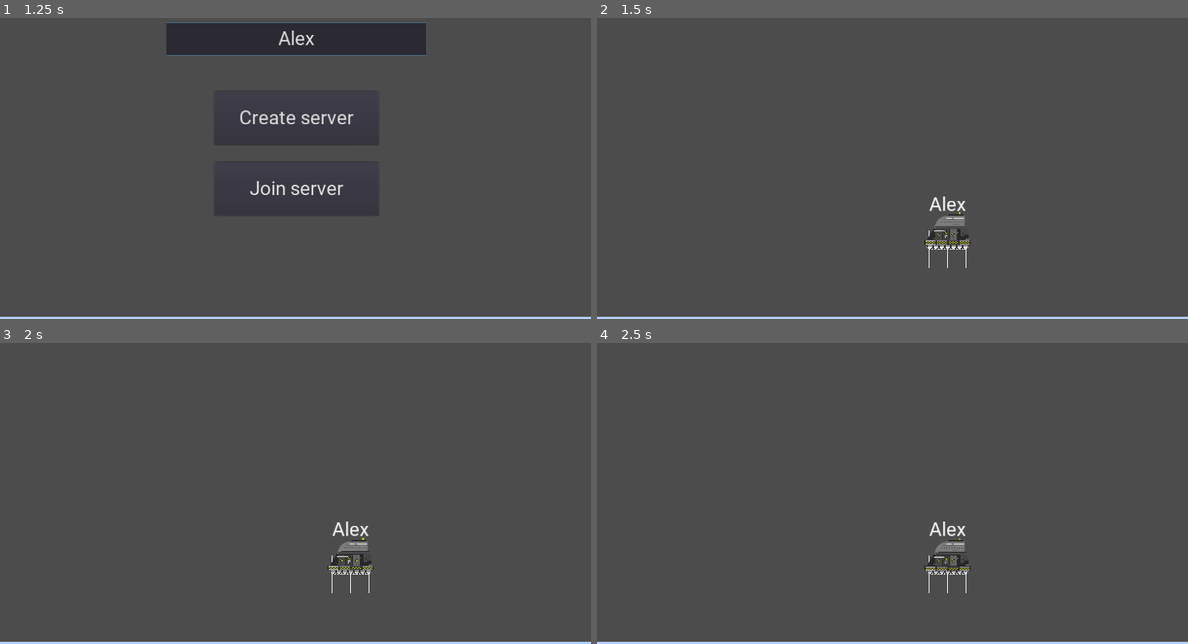
Above: before the commit, frames 1-4 (two rows, left to right).
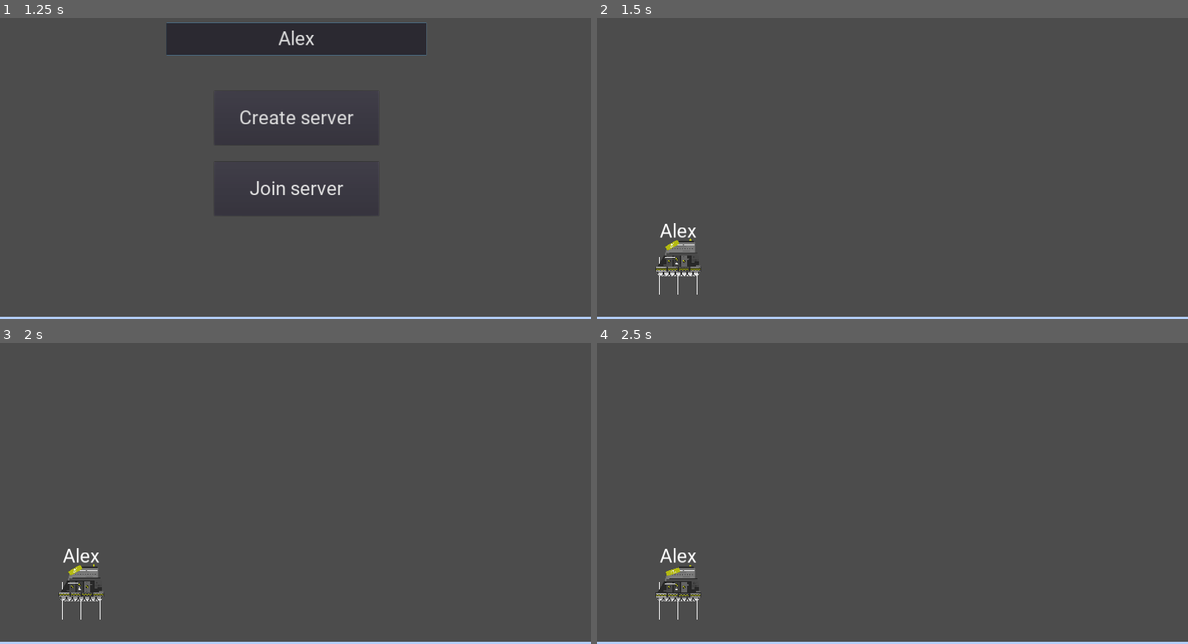
Above: after the commit, the same moments.

Repository: Kristofers-Solo/FuncIt
Game: Godot game, scene res://source/scenes/GUI/main_menu.tscn
The game is run twice, just before and just after one commit, with the same random seed, the same clock (stepped at 60 frames per second) and the same inputs.
Inputs (mouse positions are in pixels of both pictures, inside the frame that each line leads up to):
- Up to frame 1 (1.25 s): click (295, 39) at 0.52 s; type "Alex" at 0.6 s
- Up to frame 2 (1.5 s): click "Create server" at 1.25 s
- Up to frame 3 (2 s): no input
- Up to frame 4 (2.5 s): tap Enter (input_enter) at 2 s; move the mouse to (1022, 460) at 2.02 s; hold D (input_right) from 2.03 s (still down); hold Enter (input_enter) from 2.03 s (still down)

Frame 1 is identical in both runs. In frame 2, 1.3% of the frame differs, in the area x 9-64%, y 59-92%; in frame 3, 1.3%; in frame 4, 1.3%.
Error before the commit: Invalid get index '3' (on base: 'Array'). (res://source/assets/scripts/server_handlers/network_processors/network.gd:26)
Error after the commit: Invalid get index '3' (on base: 'Array'). (res://source/assets/scripts/server_handlers/network_processors/network.gd:32)

Commit message:
Fixed search for servers

Diff:
--- a/Game/source/assets/scripts/player_handlers/player_bullet.gd
+++ b/Game/source/assets/scripts/player_handlers/player_bullet.gd
@@ -1,4 +1,6 @@
 extends Sprite
+
+var gravitile = 5
 
 var velocity = Vector2(1, 0)
 var player_rotation
--- a/Game/source/assets/scripts/server_handlers/network_processors/network.gd
+++ b/Game/source/assets/scripts/server_handlers/network_processors/network.gd
@@ -1,6 +1,6 @@
 extends Node
 
-const DEFAULT_PORT = 28914
+const DEFAULT_PORT = 28414
 const MAX_CLIENTS = 4
 
 var server = null
@@ -18,6 +18,12 @@
 
 
 func _ready() -> void:
+	add_child(client_connection_timeout_timer)
+	client_connection_timeout_timer.wait_time = 10
+	client_connection_timeout_timer.one_shot = true
+
+	client_connection_timeout_timer.connect("timeout", self, "_client_connection_timeout")
+
 	if OS.get_name() == "Windows":
 		ip_address = IP.get_local_addresses()[3]
 	elif OS.get_name() == "Android":
@@ -31,6 +37,7 @@
 
 	get_tree().connect("connected_to_server", self, "_connected_to_server")
 	get_tree().connect("server_disconnected", self, "_server_disconnected")
+	get_tree().connect("connection_failed", self, "_connection_failed")
 
 
 func create_server() -> void:
@@ -44,14 +51,10 @@
 	client = NetworkedMultiplayerENet.new()
 	client.create_client(ip_address, DEFAULT_PORT)
 	get_tree().set_network_peer(client)
+	client_connection_timeout_timer.start()
 
 
 func reset_network_connection() -> void:
-	if get_tree().has_network_peer():
-		get_tree().network_peer = null
-
-
-func reset_network_connections():
 	if get_tree().has_network_peer():
 		get_tree().network_peer = null
 
@@ -66,7 +69,7 @@
 	for child in PersistentNodes.get_children():
 		if child.is_in_group("Net"):
 			child.queue_free()
-	reset_network_connections()
+	reset_network_connection()
 
 	if Global.ui != null:
 		var prompt = Global.instance_node(load("res://source/scenes/OVERLAY/elements/simple_prompt.tscn"), Global.ui)
--- a/Game/source/assets/scripts/server_handlers/network_processors/network_setup.gd
+++ b/Game/source/assets/scripts/server_handlers/network_processors/network_setup.gd
@@ -76,7 +76,7 @@
 
 
 func instance_player(id) -> void:
-	var player_instance = Global.instance_node_at_location(player, PersistentNodes, Vector2(rand_range(0, 1920), rand_range(0, 1080)))
+	var player_instance = Global.instance_node_at_location(player, PersistentNodes, get_node("spawn_locations/" + str(current_spawn_location_instance_number)).global_position)
 	player_instance.name = str(id)
 	player_instance.set_network_master(id)
 	player_instance.username = username_text_edit.text
--- a/Game/source/assets/scripts/server_handlers/server_processors/server_advertiser.gd
+++ b/Game/source/assets/scripts/server_handlers/server_processors/server_advertiser.gd
@@ -1,8 +1,8 @@
 extends Node
-
 
 export (float) var broadcast_interval = 1.0
 var server_info = {"name": "LAN Game"}
+
 var socket_udp
 var broadcast_timer = Timer.new()
 var broadcast_port = Network.DEFAULT_PORT
--- a/Game/source/assets/scripts/server_handlers/server_processors/server_browser.gd
+++ b/Game/source/assets/scripts/server_handlers/server_processors/server_browser.gd
@@ -11,7 +11,7 @@
 
 
 func _on_server_listener_new_server(serverInfo):
-	var server_node = Global.instance_node(load("res://source/scenes/GUI/server-handlers/server_display.tscn"), server_container)
+	var server_node = Global.instance_node(load("res://source/scenes/GUI/server_handlers/server_display.tscn"), server_container)
 	server_node.text = "%s - %s" % [serverInfo.ip, serverInfo.name]
 	server_node.ip_address = str(serverInfo.ip)
 
@@ -33,6 +33,7 @@
 	else:
 		server_ip_text_edit.text = ""
 		server_ip_text_edit.hide()
+		manual_setup_button.text = "Manual setup"
 		server_container.show()
 
 
--- a/Game/source/assets/scripts/server_handlers/server_processors/server_listener.gd
+++ b/Game/source/assets/scripts/server_handlers/server_processors/server_listener.gd
@@ -16,11 +16,11 @@
 	cleanup_timer.wait_time = server_cleanup_threshold
 	cleanup_timer.one_shot = false
 	cleanup_timer.autostart = true
-	cleanup_timer.connect("timeout", self, 'clean_up')
+	cleanup_timer.connect("timeout", self, 'cleanup')
 	add_child(cleanup_timer)
 
 
-func ready():
+func _ready():
 	known_servers.clear()
 
 	if socket_udp.listen(listen_port) != OK:
@@ -35,7 +35,7 @@
 		var server_port = socket_udp.get_packet_port()
 		var array_bytes = socket_udp.get_packet()
 
-		if server_ip != "" and server_port > 0:
+		if server_ip != '' and server_port > 0:
 			if not known_servers.has(server_ip):
 				var serverMessage = array_bytes.get_string_from_ascii()
 				var gameInfo = parse_json(serverMessage)
--- a/Game/source/assets/scripts/ui_element_handlers/game_UI.gd
+++ b/Game/source/assets/scripts/ui_element_handlers/game_UI.gd
@@ -1,4 +1,7 @@
 extends CanvasLayer
+
+# if 0, then singleplayer will work, if 1, then multiplayer only
+var winner_amount = 1
 
 onready var win_timer = $Control/winner/win_timer
 onready var winner = $Control/winner
@@ -8,7 +11,7 @@
 
 
 func _process(delta: float) -> void:
-	if Global.alive_players.size() <= 1 and get_tree().has_network_peer():
+	if Global.alive_players.size() <= winner_amount and get_tree().has_network_peer():
 		if Global.alive_players[0].name == str(get_tree().get_network_unique_id()):
 			winner.show()
 
--- a/Game/source/entities/player/player_node.tscn
+++ b/Game/source/entities/player/player_node.tscn
@@ -15,6 +15,8 @@
 [ext_resource path="res://source/assets/sprites/character/player/animation/idle/player_main_body_default_sprite_idle_animation – 2.png" type="Texture" id=13]
 [ext_resource path="res://source/assets/sprites/character/player/animation/idle/player_main_body_default_sprite_idle_animation – 6.png" type="Texture" id=14]
 [ext_resource path="res://source/assets/sprites/character/player/animation/idle/player_main_body_default_sprite_idle_animation – 7.png" type="Texture" id=15]
+[ext_resource path="res://icon.png" type="Texture" id=16]
+[ext_resource path="res://source/entities/player/shoot_point.gd" type="Script" id=17]
 
 [sub_resource type="CircleShape2D" id=1]
 
@@ -64,7 +66,13 @@
 one_shot = true
 
 [node name="shoot_point" type="Position2D" parent="."]
-position = Vector2( 55.9245, -31.8558 )
+position = Vector2( -40.8514, -27.8513 )
+script = ExtResource( 17 )
+
+[node name="gun" type="Sprite" parent="shoot_point"]
+position = Vector2( 24.6369, 0.293762 )
+scale = Vector2( 0.0911242, 0.0308412 )
+texture = ExtResource( 16 )
 
 [node name="hitbox" type="Area2D" parent="."]
 
--- /dev/null
+++ b/Game/source/entities/player/shoot_point.gd
@@ -0,0 +1,5 @@
+extends Position2D
+
+
+func _process(delta):
+	look_at(get_global_mouse_position())
--- /dev/null
+++ b/Game/source/entities/player/shooting_point.gd
@@ -0,0 +1,5 @@
+extends Position2D
+
+
+func _process(delta):
+	look_at(get_global_mouse_position())
--- a/Game/source/scenes/GUI/server_handlers/server_browser.tscn
+++ b/Game/source/scenes/GUI/server_handlers/server_browser.tscn
@@ -144,3 +144,5 @@
 [connection signal="pressed" from="background_panel/manual_setup" to="." method="_on_manual_setup_pressed"]
 [connection signal="pressed" from="background_panel/go_back" to="." method="_on_go_back_pressed"]
 [connection signal="pressed" from="background_panel/server_ip_text_edit/join_server" to="." method="_on_join_server_pressed"]
+[connection signal="new_server" from="server_listener" to="." method="_on_server_listener_new_server"]
+[connection signal="remove_server" from="server_listener" to="." method="_on_server_listener_remove_server"]
--- a/Game/source/scenes/GUI/server_handlers/server_display.tscn
+++ b/Game/source/scenes/GUI/server_handlers/server_display.tscn
@@ -3,7 +3,9 @@
 [ext_resource path="res://source/fonts/roboto/roboto.tres" type="DynamicFont" id=1]
 [ext_resource path="res://source/assets/scripts/server_handlers/server_processors/server_display.gd" type="Script" id=2]
 
-[node name="server_display" type="Label"]
+[node name="server_display" type="Label" groups=[
+"Server_display",
+]]
 anchor_right = 1.0
 margin_right = -220.0
 margin_bottom = 130.0
@@ -17,9 +19,7 @@
 "_edit_use_anchors_": false
 }
 
-[node name="join_button" type="Button" parent="." groups=[
-"Server_display",
-]]
+[node name="join_button" type="Button" parent="."]
 anchor_left = 1.0
 anchor_right = 1.0
 anchor_bottom = 1.0
Not shown: 1 places in Game/source/entities/player/player_node.tscn that only renumber resources
